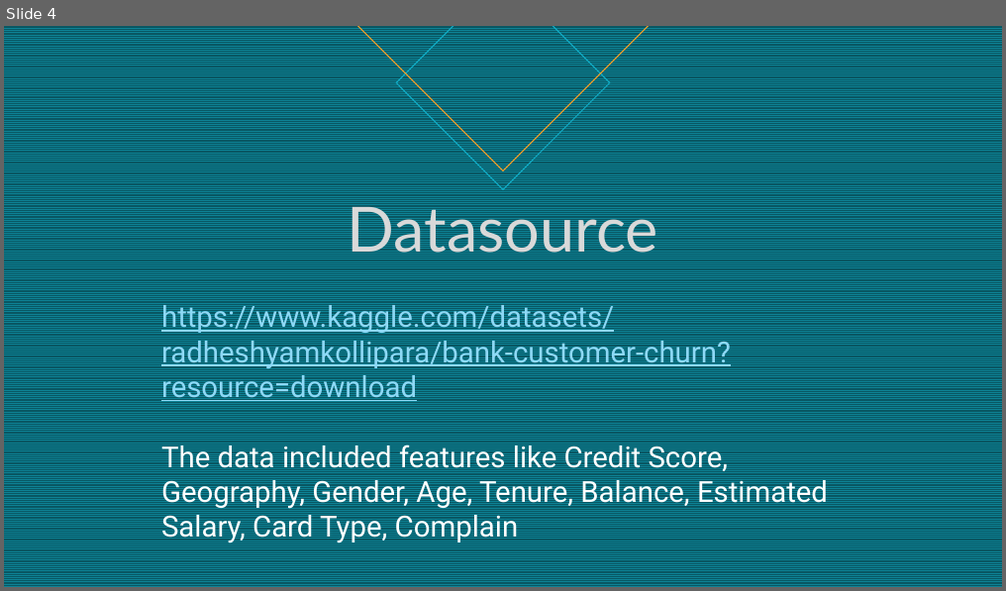
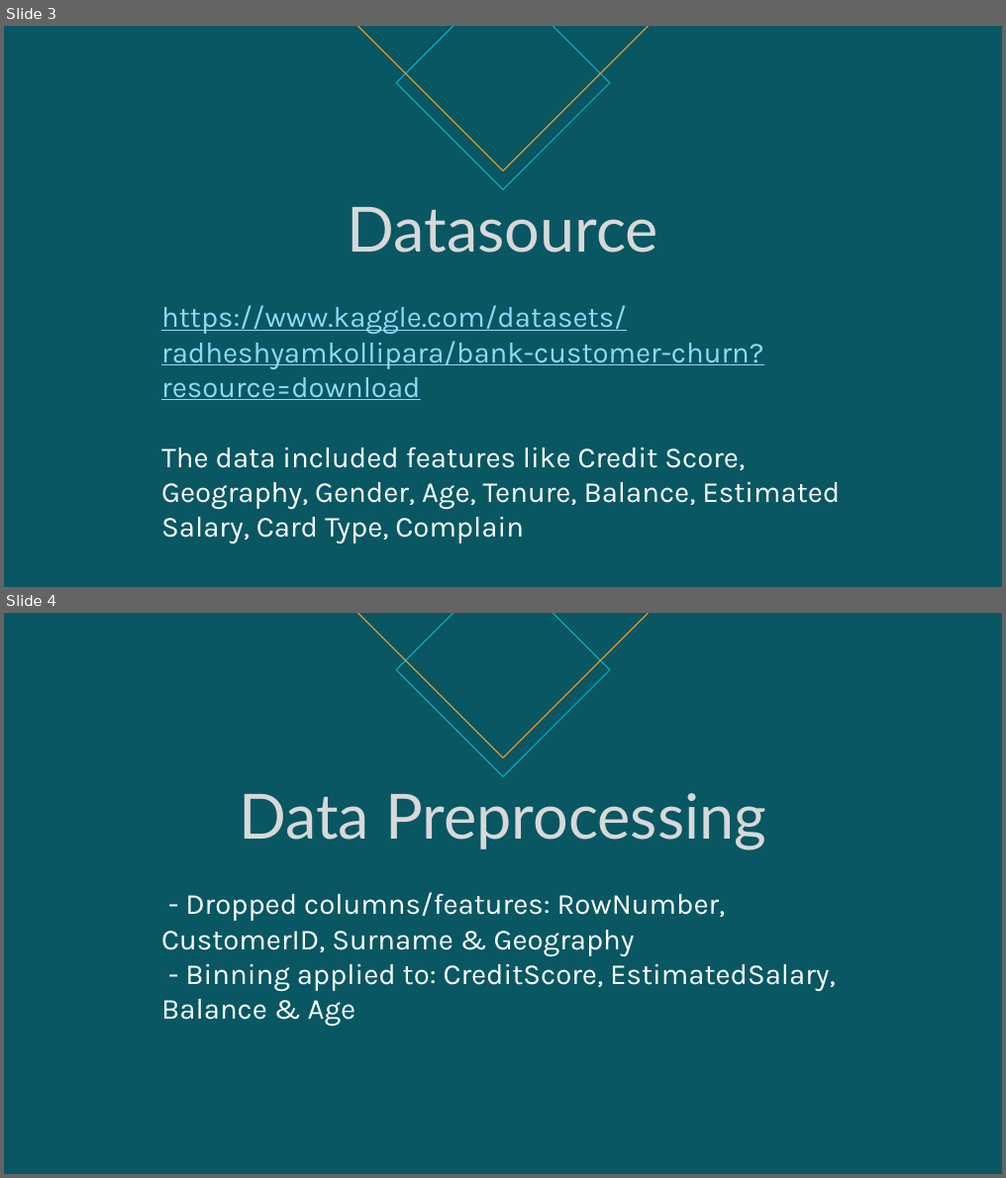
Before and after one commit to rtatat/bank-customer-churn, a slide deck: Bank Customer Churn Analysis.pptx. Shown one above the other, each under a label of ours: slide 4 before the commit, slides 3 and 4 after it. The pictures are 1006x591 and 1006x1178 pixels, drawn with LibreOffice and Linux fonts; fonts in the diff are those of the drawing. Boxes give left, top, right and bottom in pixels: in the first picture for what was removed or moved away, otherwise in the second. Text is boxed around its words. In the diff, an @@ line names an element or a change of style, - is before the commit and + after.

```diff
--- a/Bank Customer Churn Analysis.pptx
+++ b/Bank Customer Churn Analysis.pptx
@@ slide 4 added at bbox=[4, 613, 1002, 1174], background #085763 @@
@@ diamond added at bbox=[358, 613, 648, 758], outline #F59F26 1 pt @@
@@ diamond added at bbox=[396, 613, 610, 776], outline #11AEC7 1 pt @@
@@ title added at bbox=[239, 793, 766, 851], 60 pt, text #D8D8D8 @@
+Data Preprocessing
@@ text added at bbox=[161, 892, 836, 1027], 28 pt, text #FFFFFF @@
+- Dropped columns/features: RowNumber, CustomerID, Surname & Geography
+- Binning applied to: CreditScore, EstimatedSalary, Balance & Age
@@ what was slide 4 is now slide 3 @@
@@ slide 3 changed as well @@
@@ background pattern #0D8295 on #085764 to #085763 @@
@@ title "Datasource" at bbox=[348, 207, 658, 253]: text colour #D9D9D9 to #D8D8D8 @@
@@ text "https://www.kaggle.com/datasets/radheshyamkollipara/bank-cus ..." at bbox=[161, 305, 840, 544]: font Roboto to Karla @@
```
Also in this commit, not shown: 4 other slides changed, 7 other slides added, 4 slides removed.
